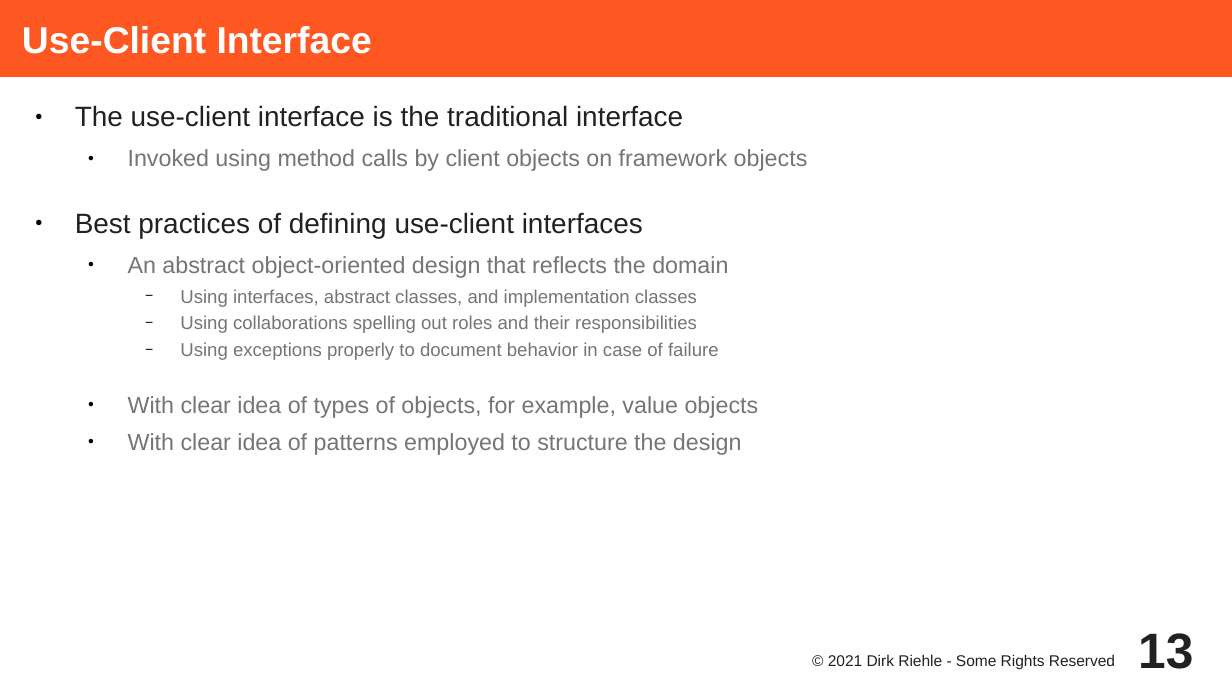
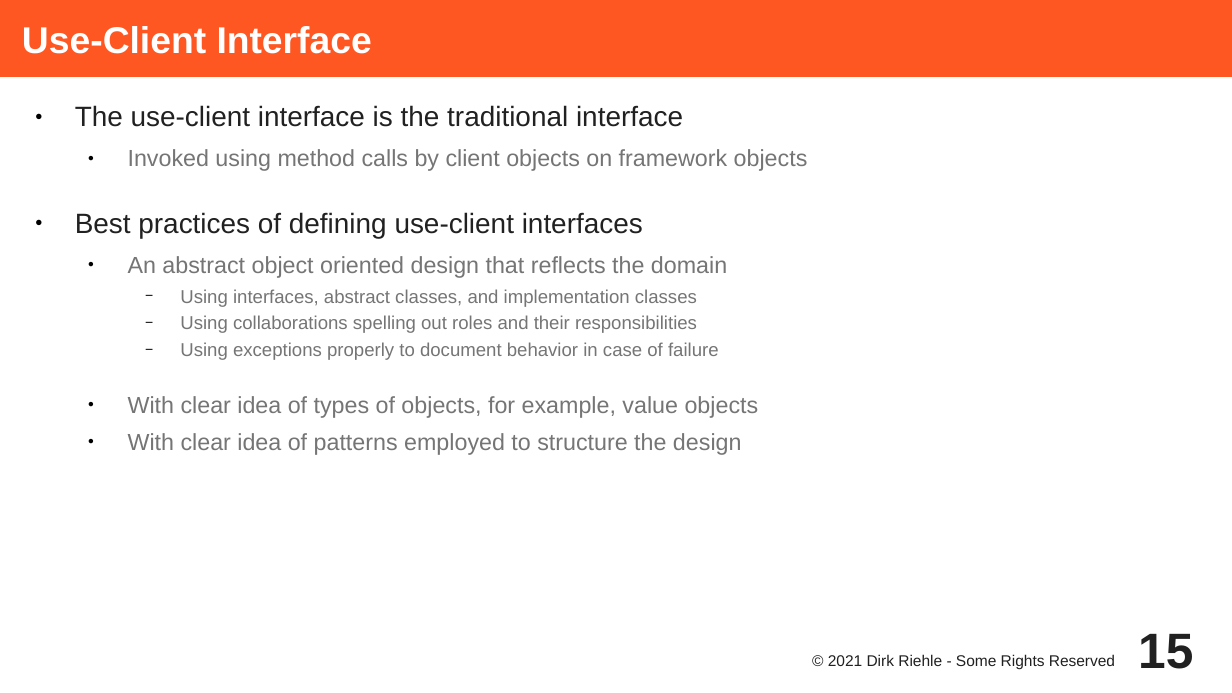
Before and after one commit to dirkriehle/adap-course, a slide deck: slide 15 of Lecture Slides/ADAP C11 - Object-oriented Frameworks.odp (slide 13 before the commit). Drawn at 1232x693 pixels with LibreOffice and Linux fonts; fonts in the diff are those of the drawing. Boxes give left, top, right and bottom in pixels: in the first picture for what was removed or moved away, otherwise in the second. Text is boxed around its words. In the diff, an @@ line names an element or a change of style, - is before the commit and + after.

```diff
--- a/Lecture Slides/ADAP C11 - Object-oriented Frameworks.odp
+++ b/Lecture Slides/ADAP C11 - Object-oriented Frameworks.odp
@@ text at [128,256,727,278]: text changed @@
-  ● An abstract object-oriented design that reflects the domain
+  ● An abstract object oriented design that reflects the domain
@@ page number at [1138,634,1193,669]: text changed @@
-13
+15
```
Also in this commit, not shown: 8 other slides changed, 9 slides added, 5 other files.
